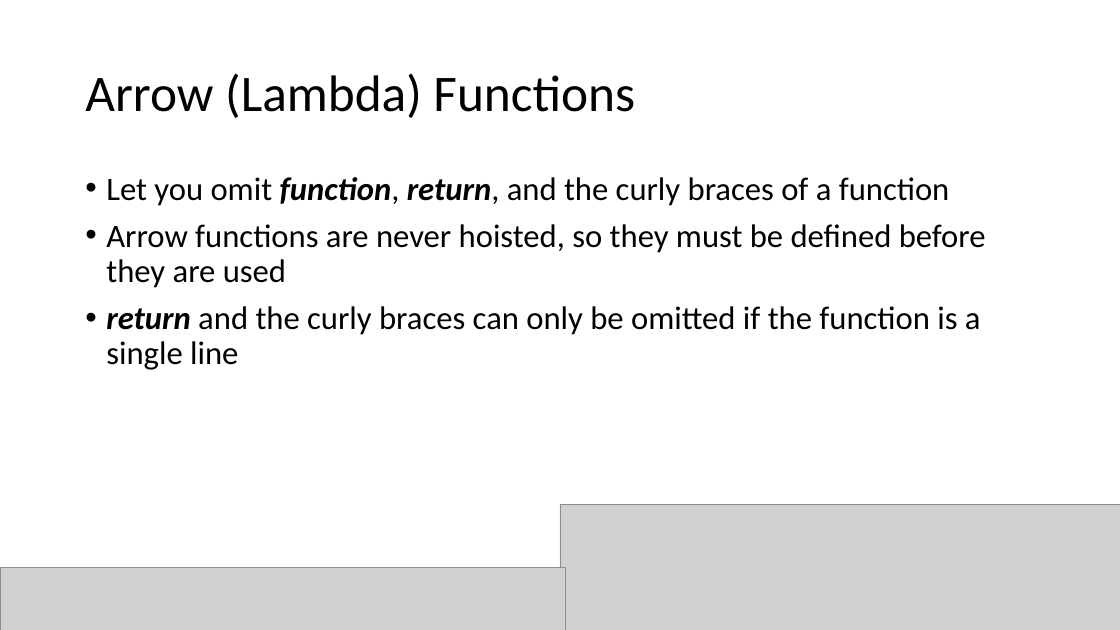
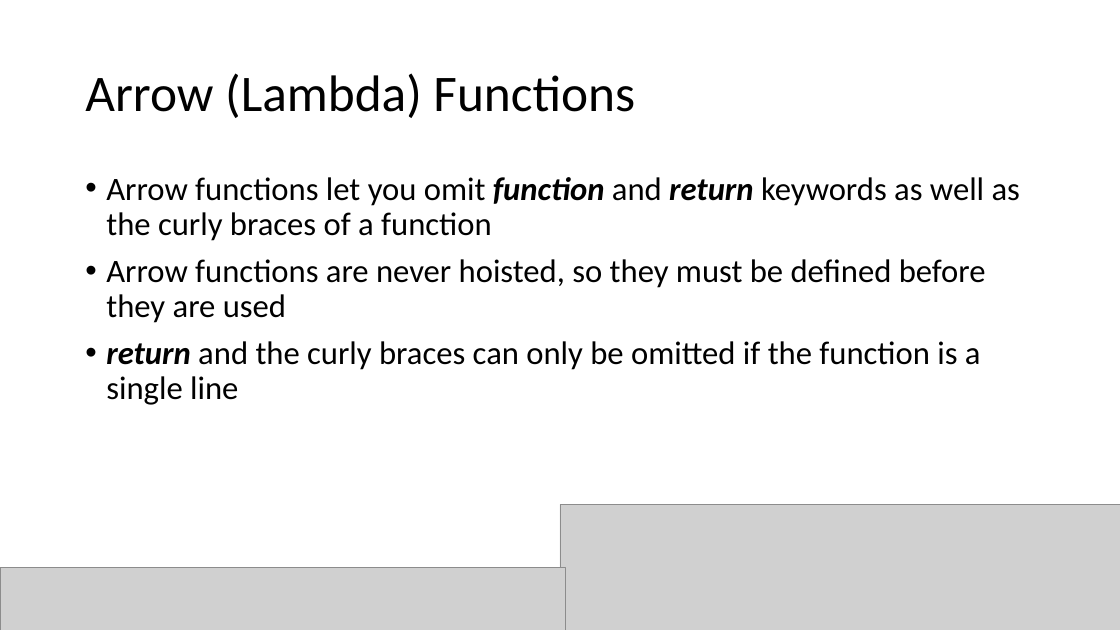
Before and after one commit to YWCANWIL-TechLab/Module12-Functions, a slide deck: slide 14 of slides/Module 12 - Functions.pptx. Drawn at 1120x630 pixels with LibreOffice and Linux fonts; fonts in the diff are those of the drawing; grey boxes stand for pictures. Boxes give left, top, right and bottom in pixels: in the first picture for what was removed or moved away, otherwise in the second. Text is boxed around its words. In the diff, an @@ line names an element or a change of style, - is before the commit and + after.

```diff
--- a/slides/Module 12 - Functions.pptx
+++ b/slides/Module 12 - Functions.pptx
@@ text at box(106, 177, 1020, 241): text changed @@
-• Let you omit function, return, and the curly braces of a function
+• Arrow functions let you omit function and return keywords as well as the curly braces of a function
```
Also in this commit, not shown: 9 other slides changed, 1 slide added, 1 slide removed.
